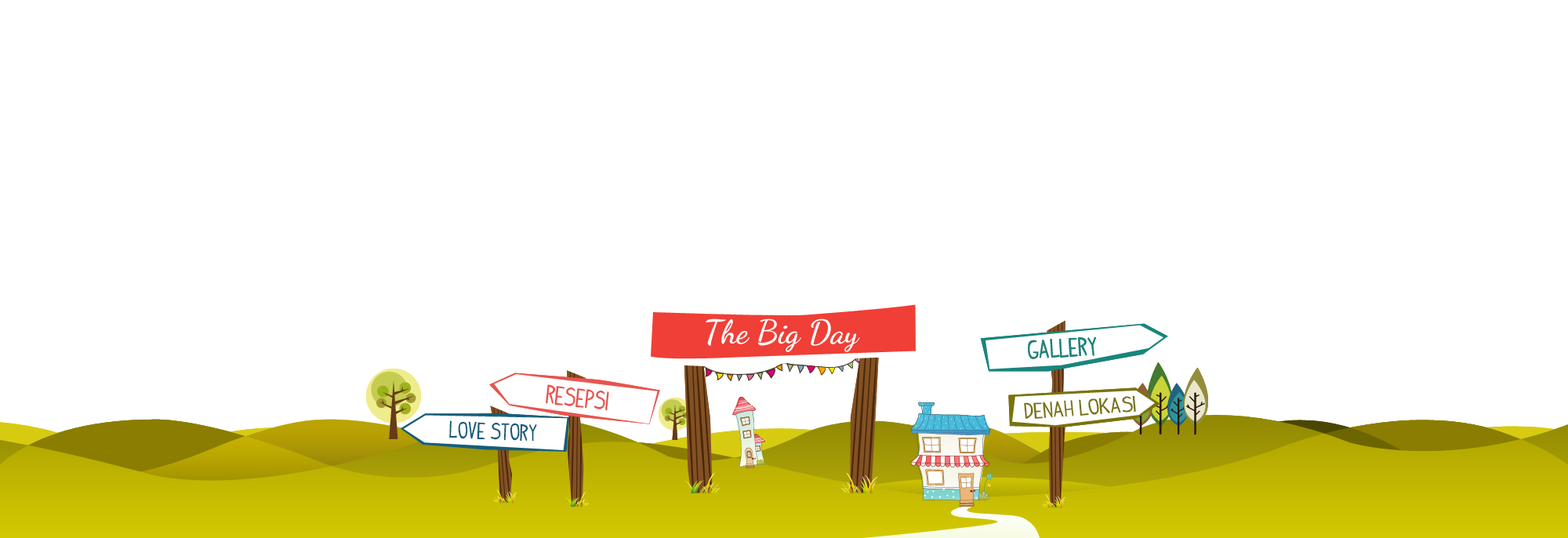
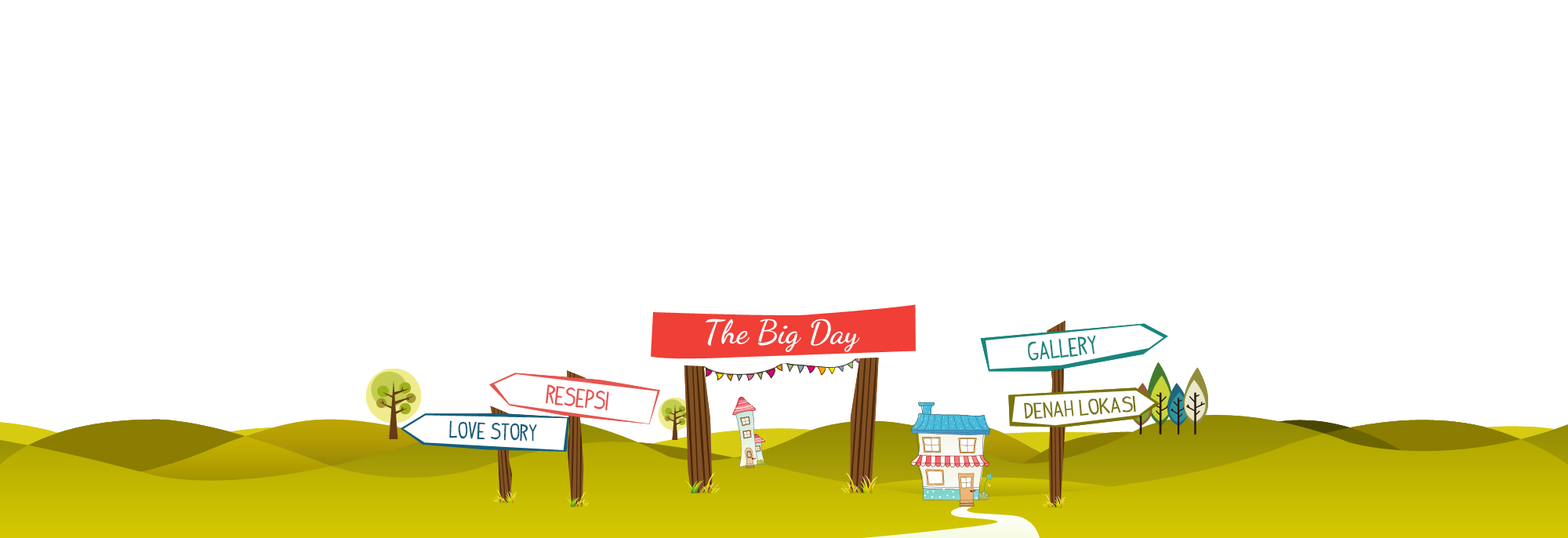
Before/after of a 1568 × 538 layered artwork. What changed in the layer stack:
hid "gallery copy" over [1027, 336, 1097, 360]
painted on "gallery" over [1027, 334, 1097, 361]
